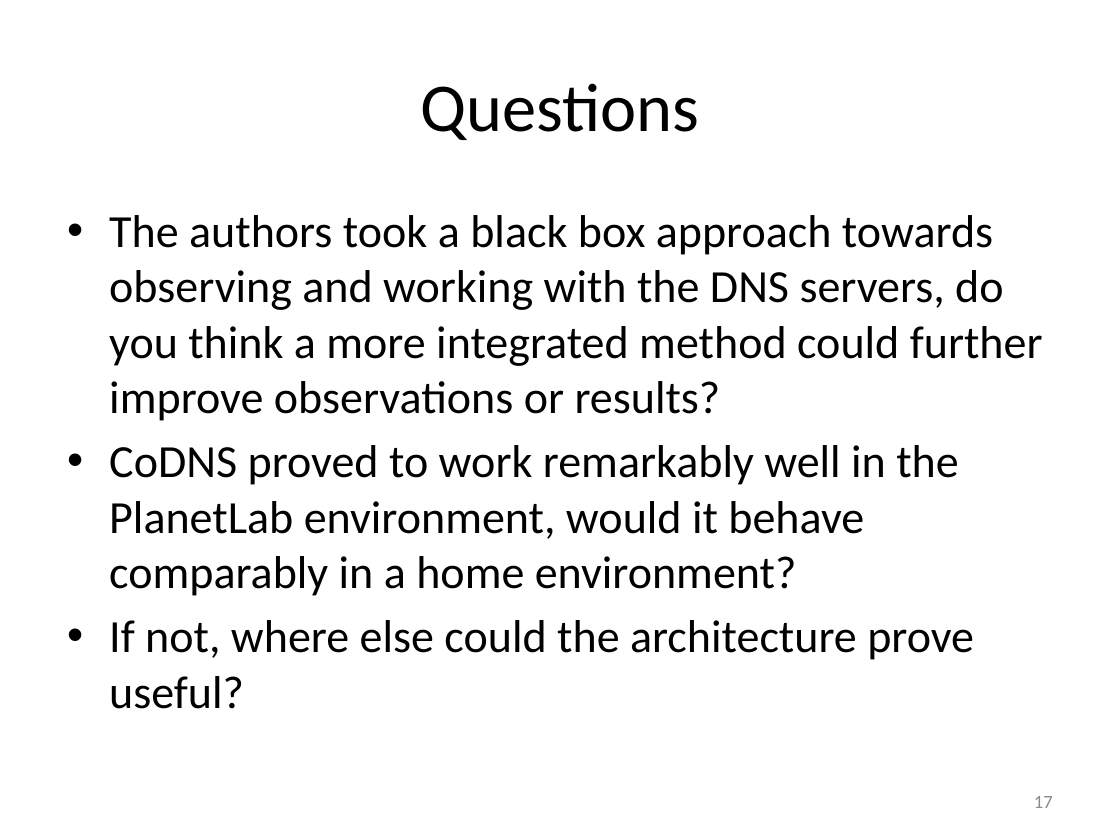
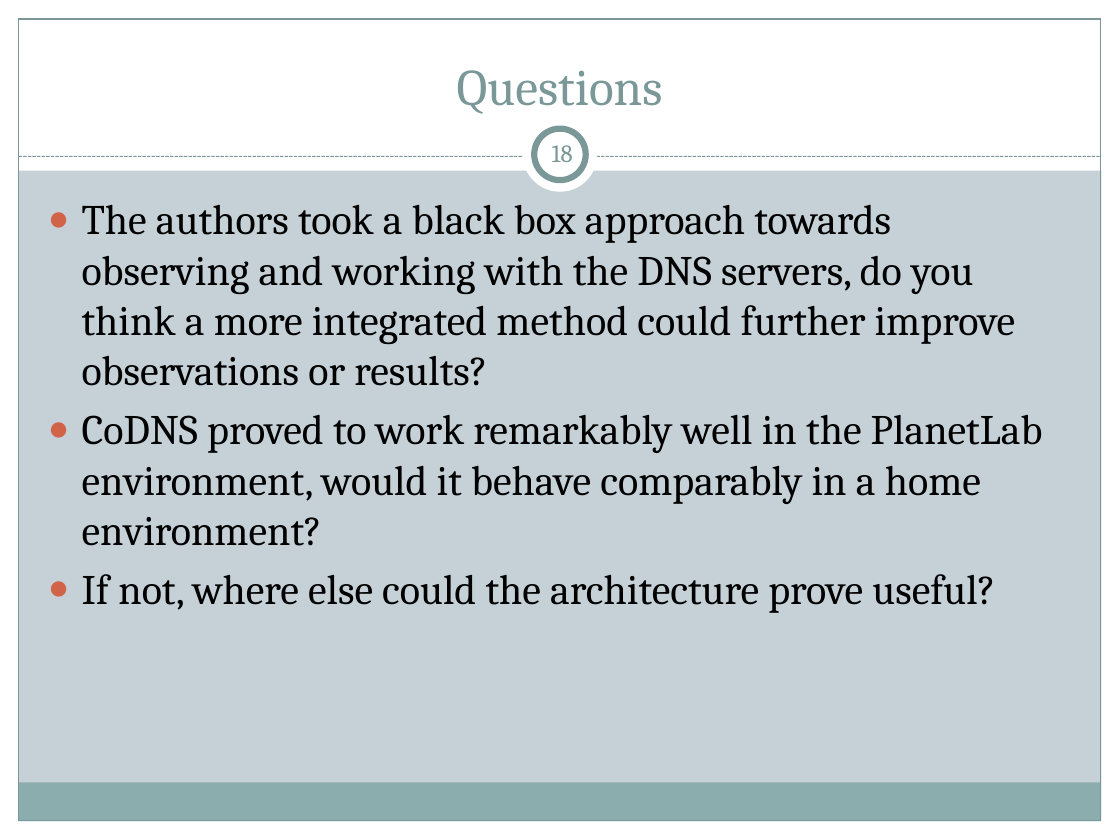
Before and after one commit to cs525-koala/documents, a slide deck: slide 18 of p2p/P2P Apps.pptx (slide 17 before the commit). Drawn at 1120x840 pixels with LibreOffice and Linux fonts; fonts in the diff are those of the drawing. Boxes give left, top, right and bottom in pixels: in the first picture for what was removed or moved away, otherwise in the second. Text is boxed around its words. In the diff, an @@ line names an element or a change of style, - is before the commit and + after.

Commit message:
presentation: changed theme, going through codns slides first

```diff
--- a/p2p/P2P Apps.pptx
+++ b/p2p/P2P Apps.pptx
@@ background #FFFFFF to #C5D1D7 @@
@@ rectangle added at (0,0,1120,170), fill #FFFFFF @@
@@ rectangle added at (0,0,19,840), fill #FFFFFF @@
@@ rectangle added at (19,19,1101,821), outline #7C999A 0.75 pt @@
@@ title "Questions": place and size @@
-title "Questions" at (420,83,699,140)
+title "Questions" at (457,70,663,114)
@@ title "Questions" at (457,70,663,114): size 44 to 33 pt, font Calibri to Cambria, text colour #000000 to #7C999A; vertical alignment middle to bottom @@
@@ rectangle added at (1101,0,1120,840), fill #FFFFFF @@
@@ ellipse added at (523,118,598,193), fill #FFFFFF @@
@@ ellipse added at (534,129,586,180), fill #FFFFFF, outline #7C999A 4 pt @@
@@ page number added at (552,145,573,162), 16 pt, text #7C999A @@
+18
@@ line added from (19, 157) to (1101, 157), #7C999A 0.75 pt dashed @@
@@ text "The authors took a black ...": place and size @@
-text "The authors took a black ..." at (109,215,1043,709)
+text "The authors took a black ..." at (82,204,1043,613)
@@ text "The authors took a black ..." at (82,204,1043,613): size 29.6 to 27 pt, font Calibri to Cambria; bullet • to ● @@
@@ rectangle added at (18,783,1100,821), fill #8CADAE @@
@@ page number removed at (1034,796,1053,808) @@
-17
@@ rectangle added at (0,821,1120,840), fill #FFFFFF @@
```
Also in this commit, not shown: 17 other slides changed, 1 slide added.
